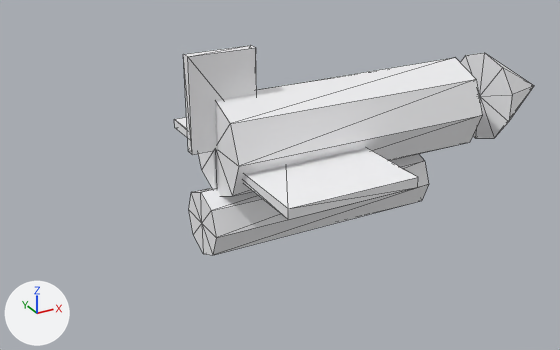
Before and after pictures for a commit that changed the glTF model public/studio/v2.15.0/d_spaceshuttle/model.glb.
Camera for both pictures: a camera (50 mm lens) standing at (-4.98, -7.47, 3.23) and looking at (-0.79, 0.14, -0.57). Lighting does not change. The marker at lower left points along +X, +Y and +Z. The older version comes first. Mesh edges are drawn as thin lines. Where no turn or scale is listed for an object, it has been applied to the vertices.

Names of what the first picture shows: 'part0', 'part1', 'part2', 'part3', 'part4'.
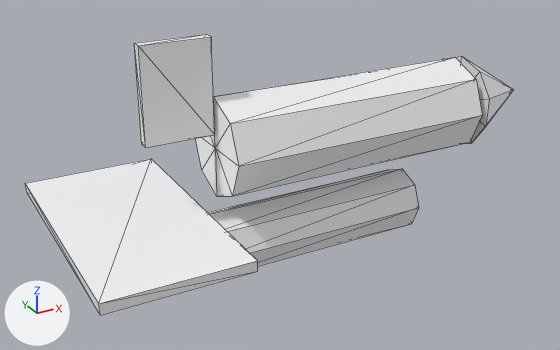
Changed parts and their boxes [x1, y1, x2, y2] in the pictures (560 x 350 px):
'part2', moved: before [174, 117, 418, 220]; after [25, 159, 258, 315]
'part4', moved: before [189, 154, 429, 255]; after [207, 169, 419, 266]
'part3', moved: before [183, 45, 257, 155]; after [134, 34, 215, 148]
'part1', moved: before [460, 53, 534, 138]; after [445, 56, 513, 143]

The edits, one by one:
me_geometry_1 is used by ob_part1; location (0.0, 0.0, 0.0).
me_geometry_1 had 12 vertices, 20 faces and spanned x 2.2..3.2, y -0.571..0.571, z -0.6..0.6.
me_geometry_1 now has 12 vertices, 20 faces and spans x 1.81..2.81, y -0.571..0.571, z -0.6..0.6.
me_geometry_1 part 1: the whole mesh is moved by (-0.39, 0.0, 0.0).
me_geometry_2 is used by ob_part2; location (0.0, 0.0, 0.0).
me_geometry_2 had 8 vertices, 12 faces and spanned x -1.6..0.0, y -1.5..1.5, z -0.26..-0.14.
me_geometry_2 now has 8 vertices, 12 faces and spans x -3.55..-1.95, y -1.5..1.5, z -0.75..-0.63.
me_geometry_2 part 2: the whole mesh is moved by (-1.95, 0.0, -0.49).
me_geometry_3 is used by ob_part3; location (0.0, 0.0, 0.0).
me_geometry_3 had 8 vertices, 12 faces and spanned x -2.0..-1.2, y -0.06..0.06, z 0.0..1.1.
me_geometry_3 now has 8 vertices, 12 faces and spans x -2.527..-1.727, y -0.06..0.06, z 0.181..1.281.
me_geometry_3 part 3: the whole mesh is moved by (-0.527, 0.0, 0.181).
me_geometry_4 is used by ob_part4; location (0.0, 0.0, 0.0).
me_geometry_4 had 18 vertices, 32 faces and spanned x -1.9..1.1, y -0.4..0.4, z -1.3..-0.5.
me_geometry_4 now has 18 vertices, 32 faces and spans x -2.04..0.96, y -0.4..0.4, z -1.61..-0.81.
me_geometry_4 part 4: the whole mesh is moved by (-0.14, 0.0, -0.31).
